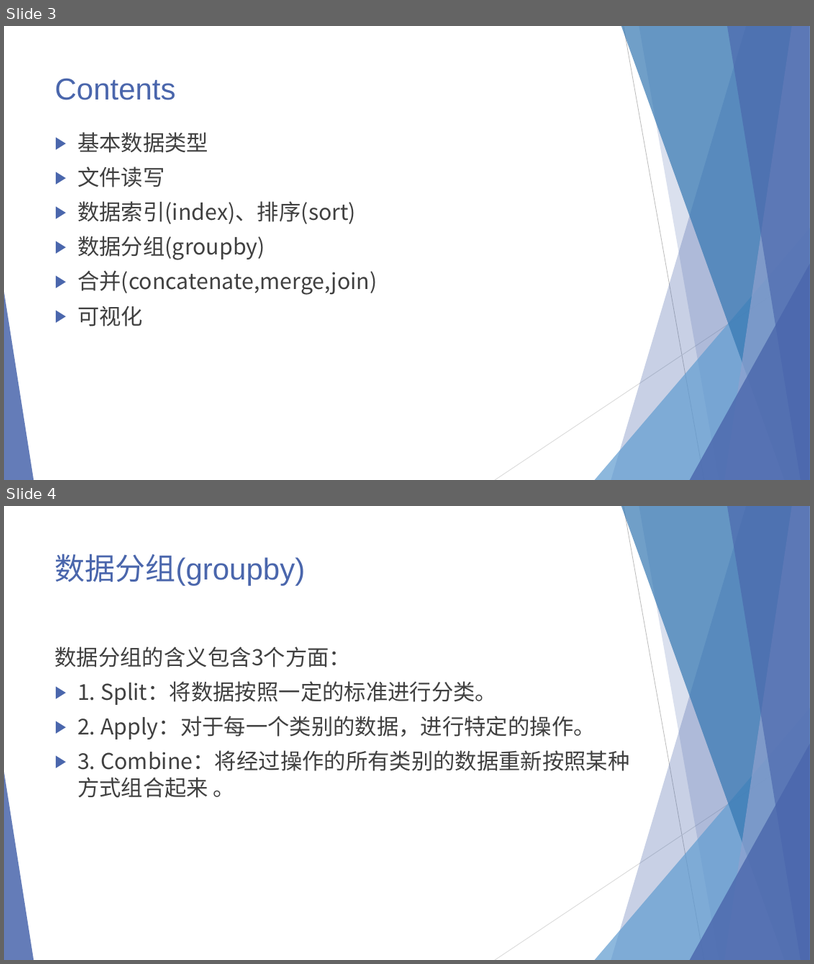
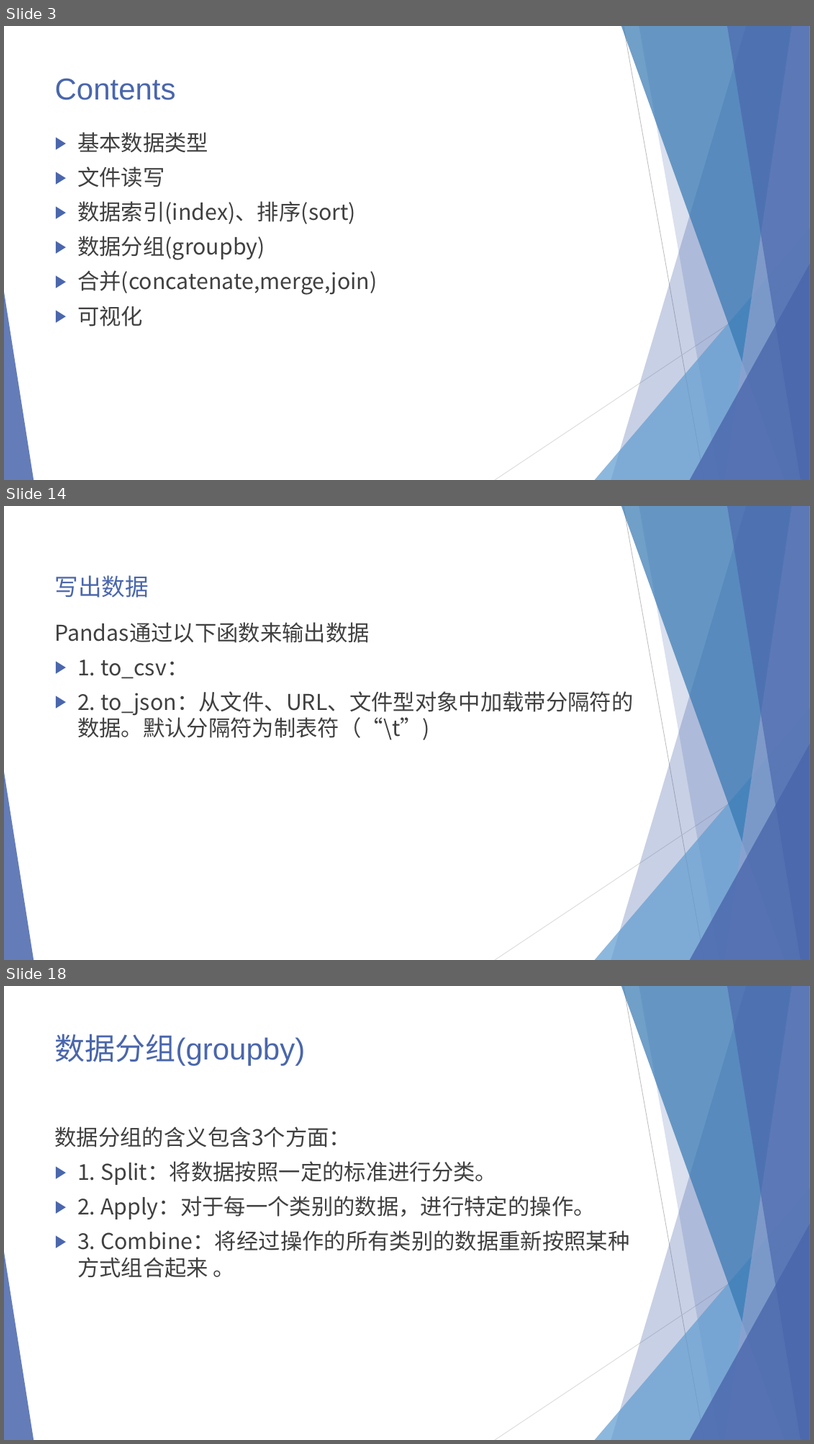
Before and after one commit to SSRSGJYD/pandas, a slide deck: doc/pandas.pptx. Shown one above the other, each under a label of ours: slides 3 and 4 before the commit, slides 3, 14 and 18 after it; the slides between them are not shown. The pictures are 814x964 and 814x1444 pixels, drawn with LibreOffice and Linux fonts; fonts in the diff are those of the drawing. Boxes give left, top, right and bottom in pixels: in the first picture for what was removed or moved away, otherwise in the second. Text is boxed around its words. In the diff, an @@ line names an element or a change of style, - is before the commit and + after.

```diff
--- a/doc/pandas.pptx
+++ b/doc/pandas.pptx
@@ slide 14 added at box(4, 506, 810, 960), background #FFFFFF; not listed: 10 template elements that a slide beside it also shows @@
@@ text added at box(55, 575, 149, 597), 28 pt, text #4A66AC @@
+写出数据
@@ text added at box(55, 622, 633, 740), 26 pt, text #404040 @@
+Pandas通过以下函数来输出数据
+▶ 1. to_csv：
+▶ 2. to_json：从文件、URL、文件型对象中加载带分隔符的数据。默认分隔符为制表符（“\t”)
@@ what was slide 4 is now slide 18 @@
```
Also in this commit, not shown: 13 other slides added, 2 other files.
